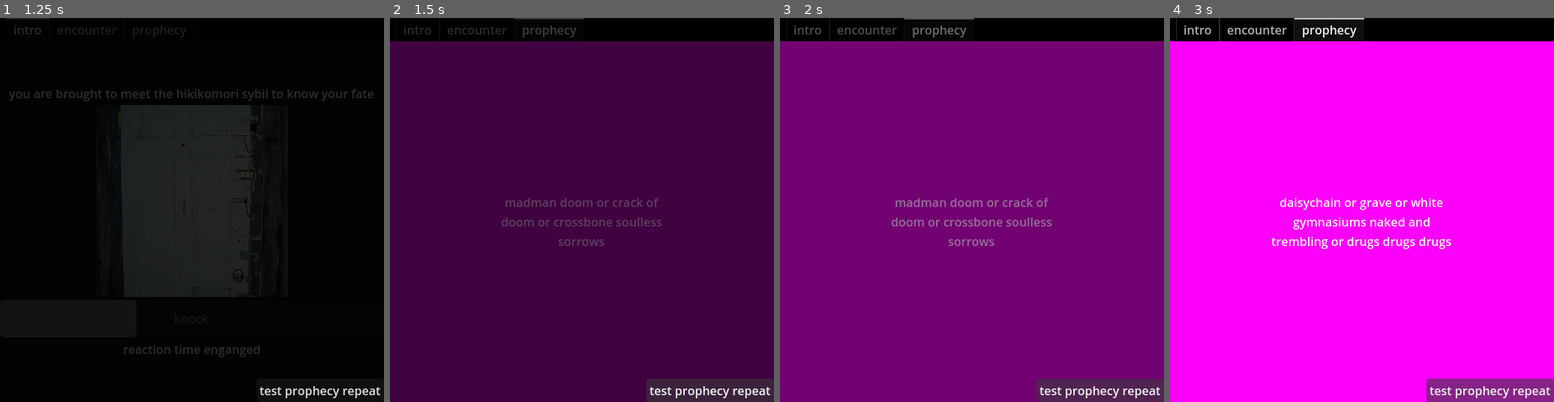
Above: before the commit, frames 1-4 (left to right).
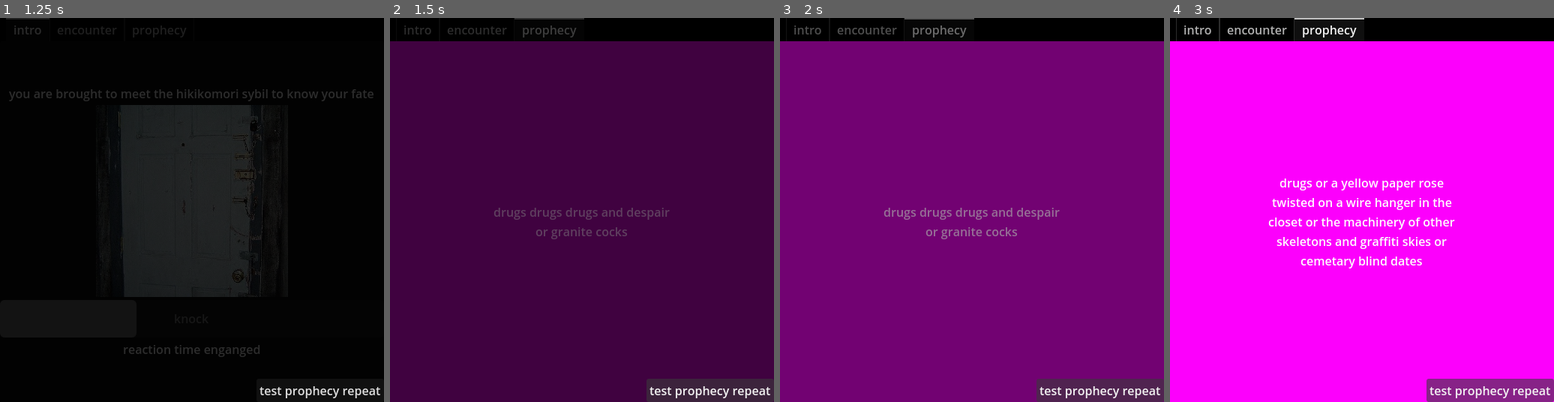
Above: after the commit, the same moments.

Repository: AlexDeclino/hikikomori_wisdom
Game: Godot game, scene res://scenes/prophecy.tscn
Two runs of this game, one before a commit and one after it. Both use one fixed random seed, a clock stepped at 60 frames per second and the inputs below.
Inputs:
- Up to frame 1 (1.25 s): click "knock" at 0.5 s
- Up to frame 2 (1.5 s): click "test prophecy repeat" at 1.25 s
- Up to frame 3 (2 s): no input
- Up to frame 4 (3 s): click "test prophecy repeat" at 2 s; click "test prophecy repeat" at 2.75 s

Frame 1 is identical in both runs. In frame 2, 1.4% of the frame differs, in the area x 27-73%, y 46-60%; in frame 3, 1.5%; in frame 4, 2.8%, in the area x 25-75%, y 41-66%.

Commit message:
and or prophecy added with sorrows

Diff:
--- a/scripts/prophecy.gd
+++ b/scripts/prophecy.gd
@@ -130,27 +130,43 @@
 func _prophecy_word():
 	print("word")
 	var chosen
+	var more_less_add = randi_range(0,2)
+	var more_less_chosen = var_to_str(more_less_add)
 	words_array.shuffle()
 	chosen = words_array.front()
 	words_array.pop_front()
+	match more_less_chosen:
+		"0":
+			pass
+		"1":
+			chosen = "more " + chosen
+		"2":
+			chosen = "less " + chosen
+		_:
+			print("broken")
 	return chosen
 
 func _prophecy_or():
 	print("or")
+	var or_and = [
+		" or ",
+		" and "
+	]
 	var max_loops = 5
 	var loops = randi_range(2, max_loops)
 	var or_sentence:String
 	var current_word:String
 	for i in loops :
+		var random_index = randi() % or_and.size()
 		words_array.shuffle()
 		current_word = words_array.front()
 		words_array.pop_front()
 		if i == 0 :
-			or_sentence = current_word + " or "
+			or_sentence = current_word + or_and[random_index]
 		elif i == loops - 1 :
 			or_sentence = or_sentence + current_word
 		else:
-			or_sentence = or_sentence + current_word + " or "
+			or_sentence = or_sentence + current_word + or_and[random_index]
 
 #	words_selected.append(words_array.front())
 #	for y in words_selected :
Not shown, changed: assets/texts/words.txt
